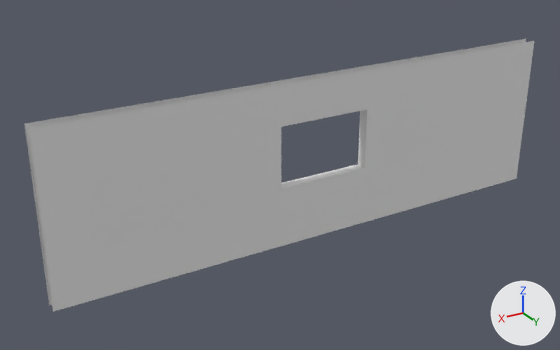
The FBX model Prototype_Project/Assets/3D/Cenarios/Walls/Wall_window_large.fbx, before and after one commit.
Before and after are seen from a camera (50 mm lens) standing at (14.48, 21.27, 10.11) and looking at (1.4, -0.54, -0.79). The axes (+X, +Y, +Z) are drawn at lower right. The lights are the same throughout.

Objects in the first picture: 'Wall_window_large'.
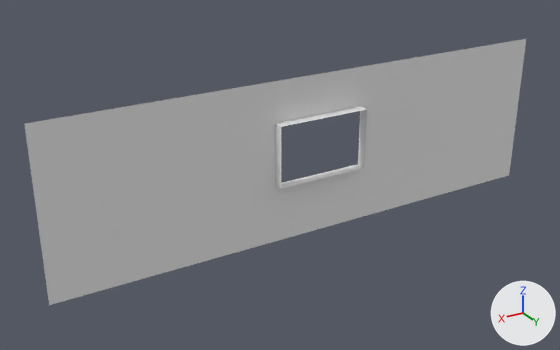
Where the change shows, as pixel boxes (x1, y1, x2, y2) in the pictures (560 x 350 px):
'Wall_window_large', reshaped: before (24, 39, 534, 312); after (24, 39, 526, 305)
part 1 of me_cube_005, deleted: before (28, 41, 534, 312)

The edits, one by one:
me_cube_005 has 32 vertices, 20 faces and spans x -10.0..10.0, y -0.2..0.2, z -3.2..2.8.
me_cube_005 is used by ob_wall_window_large; location (0.0, 0.0, 0.0).
Verts and faces of me_cube_005; kept vertices keep their numbers, new ones are numbered from 32.
Before the commit, vertices of me_cube_005: 4 (10.0, 0.2, 2.8) at pixel (28, 128), 5 (10.0, 0.2, -3.2) at pixel (53, 311), 6 (-10.0, 0.2, 2.8) at pixel (534, 40), 7 (-10.0, 0.2, -3.2) at pixel (516, 178), 12 (-1.8, 0.2, 2.8) at pixel (369, 69).
Before the commit, vertices of me_cube_005: 13 (1.8, 0.2, 2.8) at pixel (281, 84), 14 (1.8, 0.2, -3.2) at pixel (281, 246), 15 (-1.8, 0.2, -3.2) at pixel (362, 222), 18 (10.0, 0.2, 1.3) at pixel (34, 176), 19 (-10.0, 0.2, 1.3) at pixel (529, 76).
Before the commit, vertices of me_cube_005: 20 (-1.8, 0.2, 1.3) at pixel (367, 109), 21 (1.8, 0.2, 1.3) at pixel (281, 126), 26 (10.0, 0.2, -0.9) at pixel (44, 246), 27 (-1.8, 0.2, -0.9) at pixel (364, 168), 28 (1.8, 0.2, -0.9) at pixel (281, 188).
Before the commit, vertices of me_cube_005: 31 (-10.0, 0.2, -0.9) at pixel (522, 129).
Part 1, on me_cube_005:
Vertices deleted: 4 to 7, 12 to 15, 18, 19, 26, 31 (with the faces that use them).
